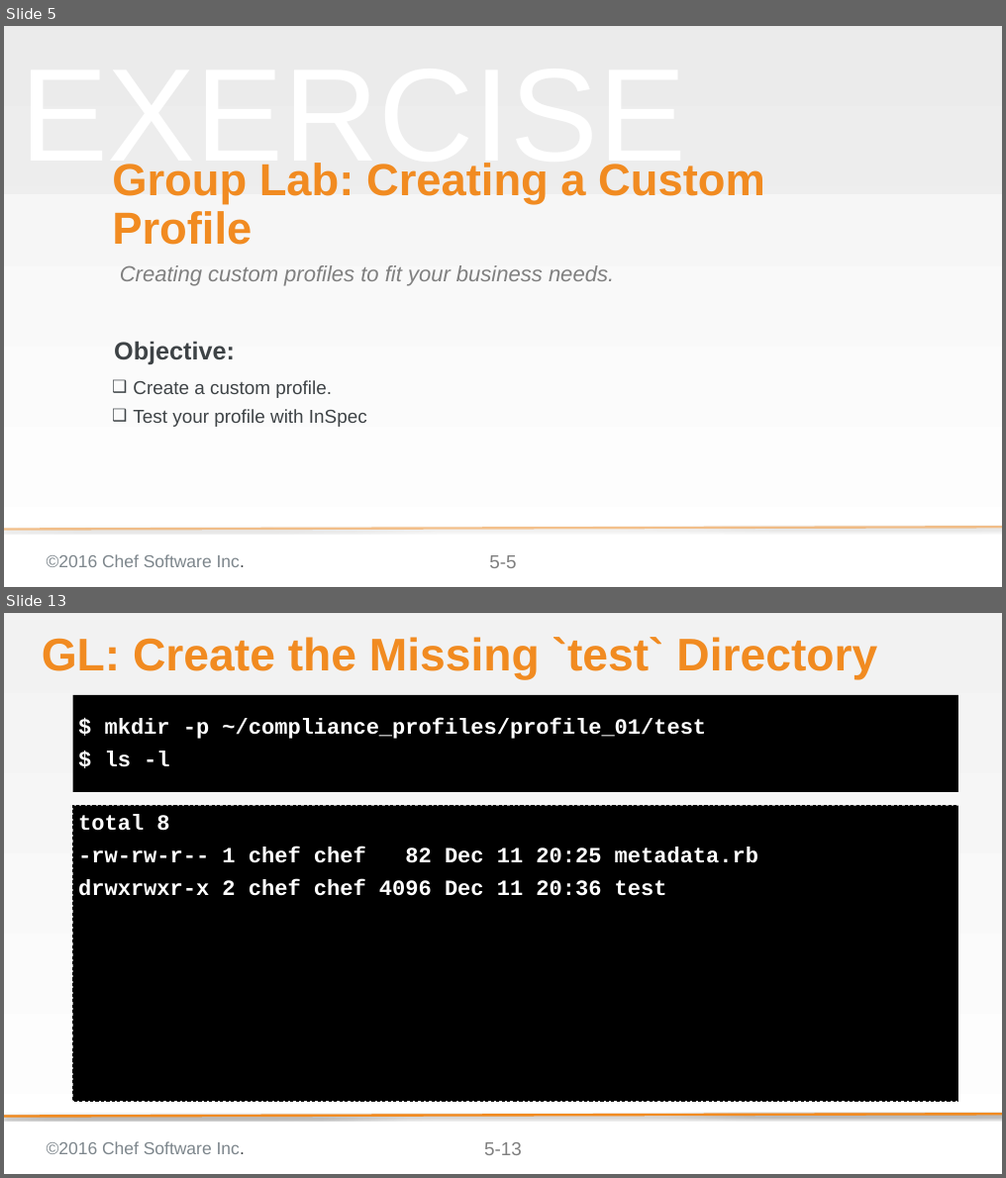
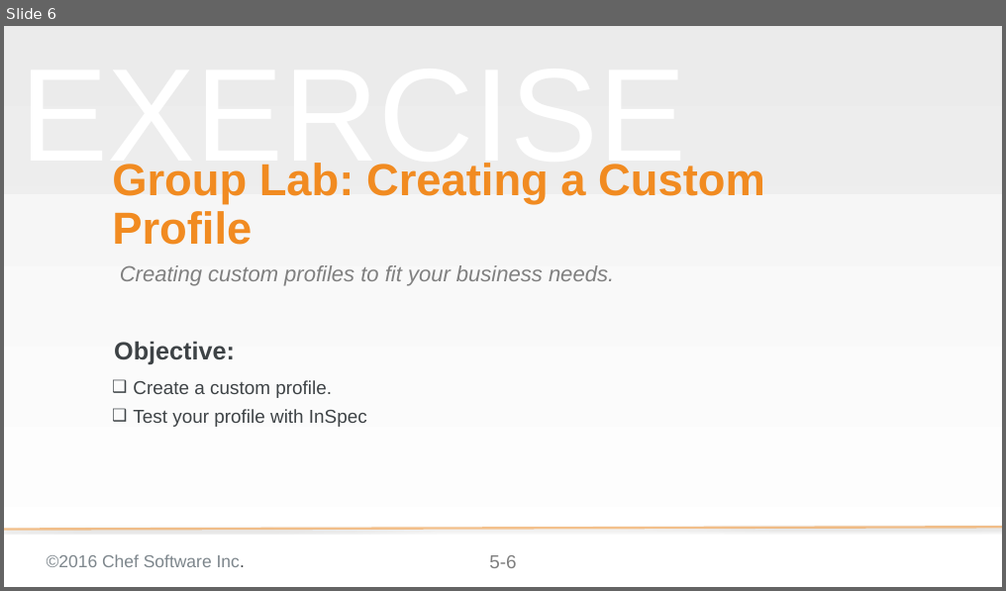
Before and after one commit to bchamby/chef-compliance-installation-configuration-operation, a slide deck: 05-creating-custom-profiles.pptx. Shown one above the other, each under a label of ours: slides 5 and 13 before the commit, slide 6 after it; the slides between them are not shown. The pictures are 1006x1178 and 1006x591 pixels, drawn with LibreOffice and Linux fonts; fonts in the diff are those of the drawing; background and template pictures are left out. Boxes give left, top, right and bottom in pixels: in the first picture for what was removed or moved away, otherwise in the second. Text is boxed around its words. In the diff, an @@ line names an element or a change of style, - is before the commit and + after.

Commit message:
Rewrote 05-creating-custom-profiles to suppoet inspec 0.14.2. Still need to add the new profile upload procedure

```diff
--- a/05-creating-custom-profiles.pptx
+++ b/05-creating-custom-profiles.pptx
@@ slide 13 removed at box(4, 613, 1002, 1174), background gradient #F2F2F2 to #FFFFFF; not listed: 3 template elements that a slide beside it also shows @@
@@ title removed at box(42, 637, 877, 680) @@
-GL: Create the Missing `test` Directory
@@ text removed at box(73, 695, 958, 792) @@
-$ mkdir -p ~/compliance_profiles/profile_01/test
-$ ls -l
@@ text removed at box(73, 805, 958, 1101) @@
-total 8
--rw-rw-r-- 1 chef chef 82 Dec 11 20:25 metadata.rb
-drwxrwxr-x 2 chef chef 4096 Dec 11 20:36 test
@@ line removed from (1002, 1114) to (4, 1117) @@
@@ what was slide 5 is now slide 6 @@
```
Also in this commit, not shown: 4 slides changed, 16 slides added, 20 other slides removed.
